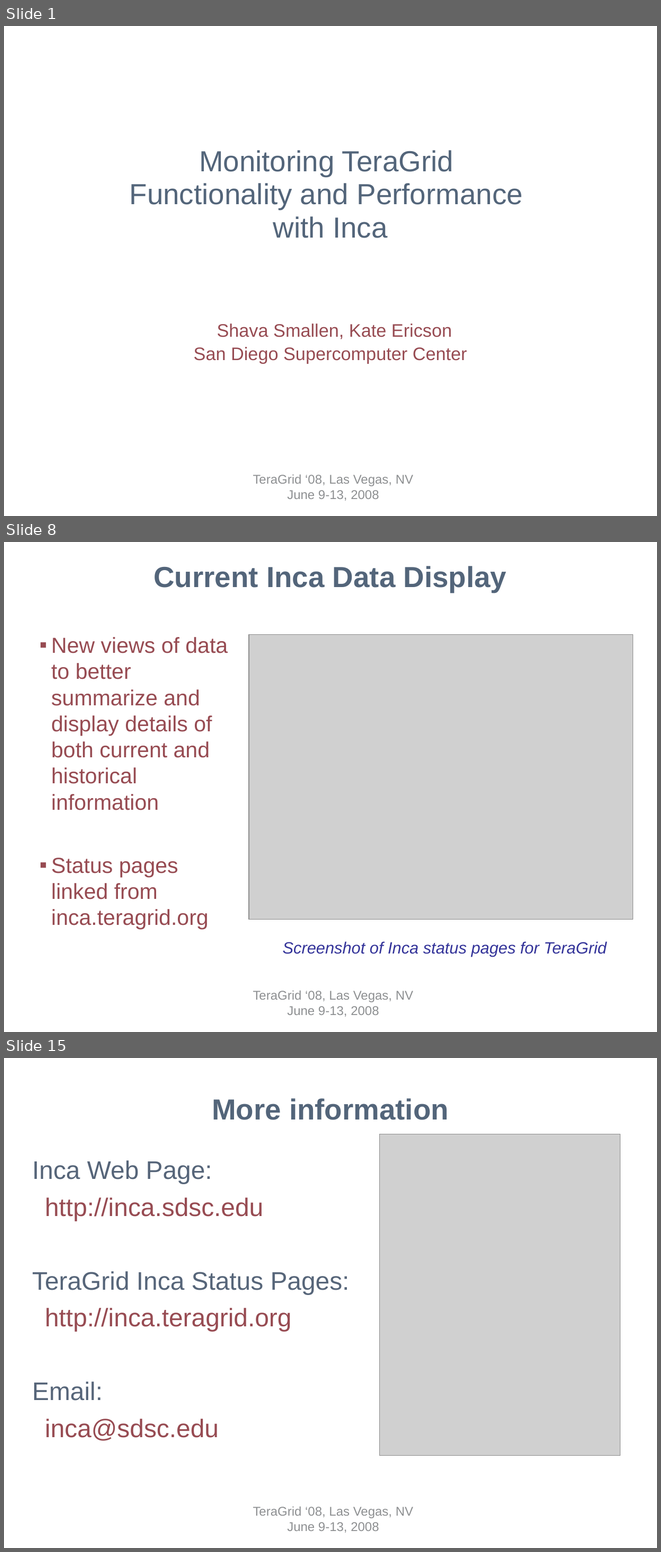
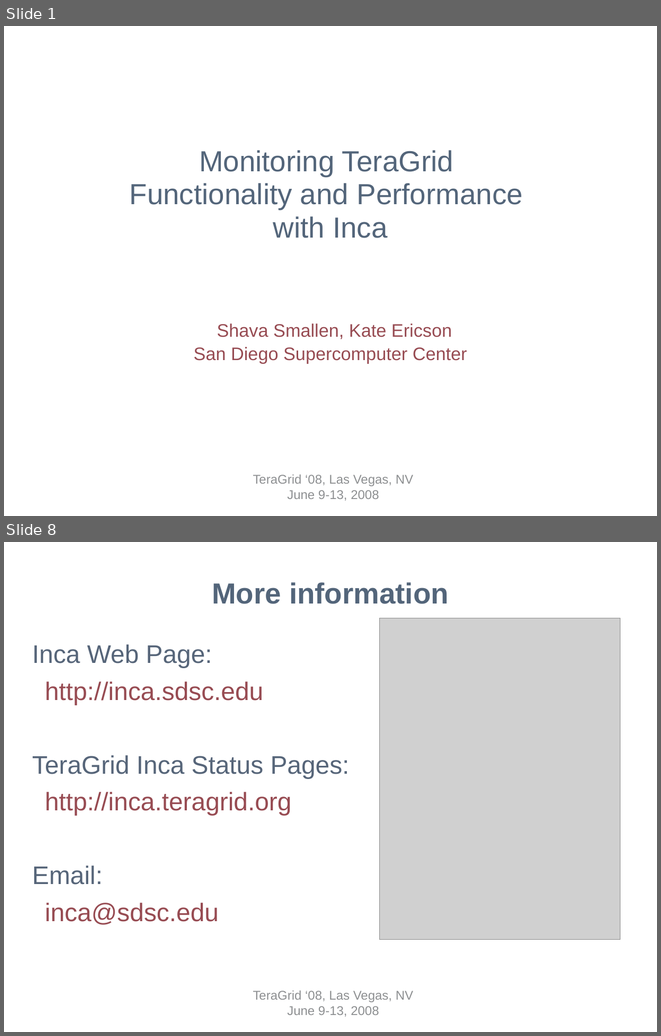
Before and after one commit to IncaProject/inca-xsede, a slide deck: talks/tg08/inca-tg08.ppt. Shown one above the other, each under a label of ours: slides 1, 8 and 15 before the commit, slides 1 and 8 after it; the slides between them are not shown. The pictures are 661x1552 and 661x1036 pixels, drawn with LibreOffice and Linux fonts; fonts in the diff are those of the drawing; grey boxes stand for pictures; background and template pictures are left out. Boxes give left, top, right and bottom in pixels: in the first picture for what was removed or moved away, otherwise in the second. Text is boxed around its words. In the diff, an @@ line names an element or a change of style, - is before the commit and + after.

```diff
--- a/talks/tg08/inca-tg08.ppt
+++ b/talks/tg08/inca-tg08.ppt
@@ slide 8 removed at (4,542,657,1032), background #FFFFFF; not listed: 1 template element that a slide beside it also shows @@
@@ title removed at (153,566,507,592) @@
-Current Inca Data Display
@@ text removed at (51,637,228,929) @@
-  ▪ New views of data to better summarize and display details of both current and historical information
-  ▪ Status pages linked from inca.teragrid.org
@@ picture removed at (249,635,633,919) @@
@@ text removed at (283,941,607,956) @@
-Screenshot of Inca status pages for TeraGrid
@@ what was slide 15 is now slide 8 @@
```
Also in this commit, not shown: 2 slides changed, 4 slides added, 10 other slides removed.
